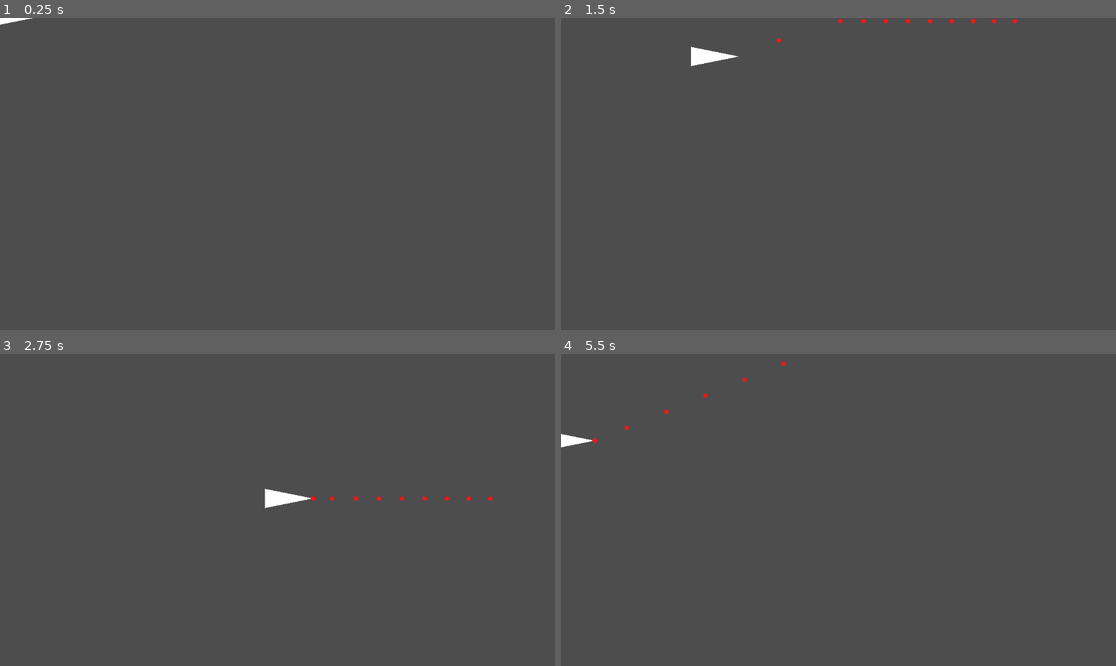
Above: before the commit, frames 1-4 (two rows, left to right).
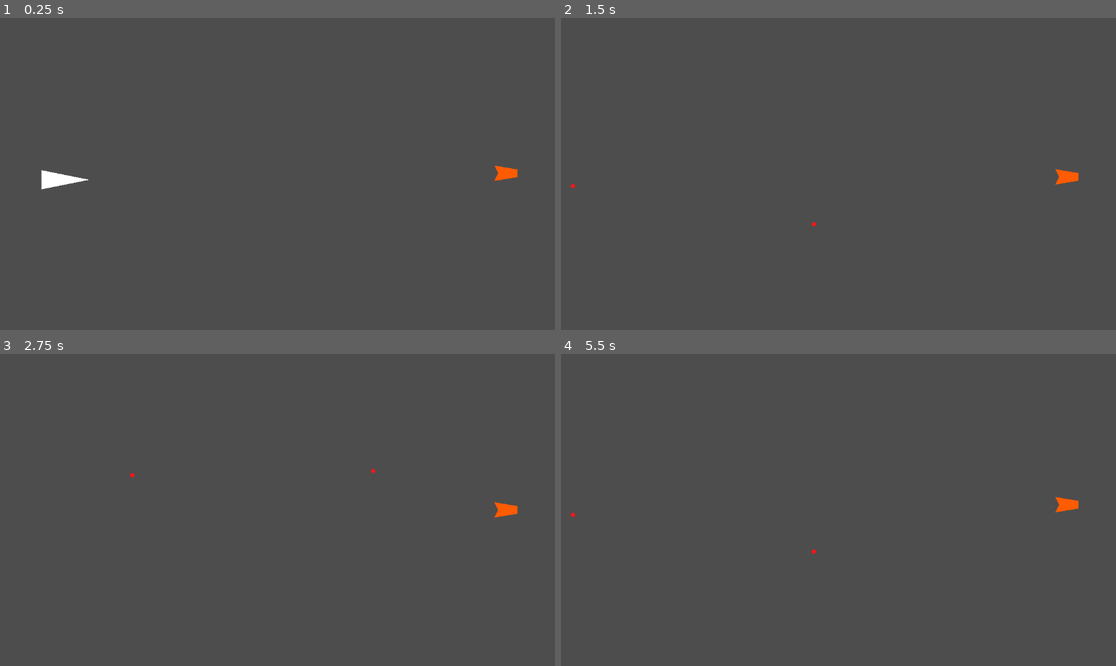
Above: after the commit, the same moments.

Repository: ratsinyourwalls/videoludiko
Game: Godot game, scene res://main.tscn
The game is run twice, just before and just after one commit, with the same random seed, the same clock (stepped at 60 frames per second) and the same inputs. Before the commit the project starts from res://player.tscn.
Inputs:
- Up to frame 1 (0.25 s): no input
- Up to frame 2 (1.5 s): tap Enter at 0.5 s; hold D (RIGHT) 0.53-1.28 s; hold Space (FIRE) 0.53-1.28 s; hold S (DOWN) from 1.28 s (still down); tap Space (FIRE) at 1.35 s
- Up to frame 3 (2.75 s): release S (DOWN) at 2.03 s; hold D (RIGHT) from 2.03 s (still down); hold Space (FIRE) from 2.03 s (still down)
- Up to frame 4 (5.5 s): release D (RIGHT) at 2.78 s; release Space (FIRE) at 2.78 s; hold W (UP) 2.78-3.53 s; tap Space (FIRE) at 2.85, 4.35 s; hold Space (FIRE) 3.53-4.28 s; hold A (LEFT) 3.53-5.03 s; hold S (DOWN) from 5.03 s (still down); hold Space (FIRE) from 5.03 s (still down)

The runs differ from the first frame. In frame 1, 0.5% of the frame differs, in the area x 0-94%, y 0-56%; in frame 2, 0.5%, in the area x 1-94%, y 0-67%; in frame 3, 0.5%; in frame 4, 0.4%.

Commit message:
Added simple enemy

Diff:
--- a/bullet.gd
+++ b/bullet.gd
@@ -1,14 +1,21 @@
-extends RigidBody2D
+extends Area2D
 
 
+
+var start_time
+var start_pos
+var speed = 0
+var wobble = 1
 # Called when the node enters the scene tree for the first time.
 func _ready() -> void:
-	pass # Replace with function body.
+	start_pos = position
+	start_time = Time.get_ticks_msec()
 
 
 # Called every frame. 'delta' is the elapsed time since the previous frame.
-func _process(_delta: float) -> void:
-	pass
+func _process(delta: float) -> void:
+	position.y = start_pos.y + sin((position.x-start_pos.x)/100.0)*50.0 * wobble
+	position.x += delta * speed
 
 
 func _on_visible_on_screen_notifier_2d_screen_exited() -> void:
--- a/bullet.tscn
+++ b/bullet.tscn
@@ -5,14 +5,10 @@
 [sub_resource type="CircleShape2D" id="CircleShape2D_dh1th"]
 radius = 24.0
 
-[node name="Bullet" type="RigidBody2D"]
-collision_mask = 2
-gravity_scale = 0.0
+[node name="Bullet" type="Area2D"]
+collision_layer = 2
+collision_mask = 0
 script = ExtResource("1_rq4xy")
-
-[node name="CollisionShape2D" type="CollisionShape2D" parent="."]
-scale = Vector2(0.2, 0.2)
-shape = SubResource("CircleShape2D_dh1th")
 
 [node name="Polygon2D" type="Polygon2D" parent="."]
 scale = Vector2(0.2, 0.2)
@@ -20,6 +16,11 @@
 polygon = PackedVector2Array(-24, 0, -16, -16, 0, -24, 16, -16, 24, 0, 16, 16, 0, 24, -16, 16)
 
 [node name="VisibleOnScreenNotifier2D" type="VisibleOnScreenNotifier2D" parent="."]
-position = Vector2(0, -2.38419e-07)
+position = Vector2(0, -40)
+rect = Rect2(-10, -10, 20, 100)
+
+[node name="CollisionShape2D" type="CollisionShape2D" parent="."]
+scale = Vector2(0.2, 0.2)
+shape = SubResource("CircleShape2D_dh1th")
 
 [connection signal="screen_exited" from="VisibleOnScreenNotifier2D" to="." method="_on_visible_on_screen_notifier_2d_screen_exited"]
--- /dev/null
+++ b/enemy.gd
@@ -0,0 +1,31 @@
+extends Area2D
+
+
+# Called when the node enters the scene tree for the first time.
+var start_time
+var center
+@export var bullet: PackedScene
+
+func _ready() -> void:
+	start_time = Time.get_ticks_msec()
+	center = position.y
+	pass # Replace with function body.
+
+
+# Called every frame. 'delta' is the elapsed time since the previous frame.
+func _process(_delta: float) -> void:
+	var elapsed_time = Time.get_ticks_msec() - start_time
+	position.y = center + sin(elapsed_time/1000.0)*10.0
+
+
+func _on_area_entered(_area: Area2D) -> void:
+	queue_free()
+
+
+func _on_shoot_timer_timeout() -> void:
+	var bull = bullet.instantiate()
+	bull.position = position
+	bull.position.x -= 50
+	bull.speed = -1000.0
+	bull.wobble = 2.0
+	$Node.add_child(bull)
--- /dev/null
+++ b/enemy.tscn
@@ -0,0 +1,32 @@
+[gd_scene load_steps=4 format=3 uid="uid://dlgky52uo0bxx"]
+
+[ext_resource type="Script" path="res://enemy.gd" id="1_oyju7"]
+[ext_resource type="PackedScene" uid="uid://cdwc3s47ov75c" path="res://bullet.tscn" id="2_egswu"]
+
+[sub_resource type="RectangleShape2D" id="RectangleShape2D_boddm"]
+size = Vector2(48, 32)
+
+[node name="Enemy" type="Area2D"]
+collision_layer = 4
+collision_mask = 2
+script = ExtResource("1_oyju7")
+bullet = ExtResource("2_egswu")
+metadata/_edit_group_ = true
+
+[node name="Polygon2D" type="Polygon2D" parent="."]
+color = Color(1, 0.356863, 0, 1)
+polygon = PackedVector2Array(-32, -16, 16, -8, 16, 8, -32, 16, -24, 0)
+
+[node name="CollisionShape2D" type="CollisionShape2D" parent="."]
+position = Vector2(-8, 0)
+shape = SubResource("RectangleShape2D_boddm")
+debug_color = Color(0.576471, 0.505882, 0.607843, 0.733333)
+
+[node name="ShootTimer" type="Timer" parent="."]
+wait_time = 0.5
+autostart = true
+
+[node name="Node" type="Node" parent="."]
+
+[connection signal="area_entered" from="." to="." method="_on_area_entered"]
+[connection signal="timeout" from="ShootTimer" to="." method="_on_shoot_timer_timeout"]
--- /dev/null
+++ b/main.tscn
@@ -0,0 +1,12 @@
+[gd_scene load_steps=3 format=3 uid="uid://csy5fe1f3g6nu"]
+
+[ext_resource type="PackedScene" uid="uid://dlgky52uo0bxx" path="res://enemy.tscn" id="1_6fsoh"]
+[ext_resource type="PackedScene" uid="uid://bemrwhbs21f51" path="res://player.tscn" id="2_gwwxe"]
+
+[node name="Main" type="Node2D"]
+
+[node name="Enemy" parent="." instance=ExtResource("1_6fsoh")]
+position = Vector2(1058, 320)
+
+[node name="Player" parent="." instance=ExtResource("2_gwwxe")]
+position = Vector2(116, 336)
--- a/player.gd
+++ b/player.gd
@@ -23,11 +23,16 @@
 		if $ShootTimer.is_stopped():
 			$ShootTimer.start(0.05)
 			var bull = bullet.instantiate()
-			bull.position.x += 70
-			bull.linear_velocity.x = 1000
-			add_child(bull)
+			bull.position = position
+			bull.position.x += 70.0
+			bull.speed = 1000.0
+			$Node.add_child(bull)
 
 	position += dir.normalized()*delta*speed
 	var windowSize = DisplayServer.window_get_size()
 	position.x = clamp(position.x, 0, windowSize.x)
 	position.y = clamp(position.y, 0, windowSize.y)
+
+
+func _on_area_entered(_area:Area2D) -> void:
+	queue_free()
--- a/player.tscn
+++ b/player.tscn
@@ -7,6 +7,7 @@
 size = Vector2(3, 2)
 
 [node name="Player" type="Area2D"]
+collision_mask = 2
 script = ExtResource("1_pxe27")
 speed = 400
 bullet = ExtResource("2_m726r")
@@ -24,3 +25,7 @@
 [node name="ShootTimer" type="Timer" parent="."]
 wait_time = 0.1
 one_shot = true
+
+[node name="Node" type="Node" parent="."]
+
+[connection signal="area_entered" from="." to="." method="_on_area_entered"]
--- a/project.godot
+++ b/project.godot
@@ -11,7 +11,7 @@
 [application]
 
 config/name="videoludiko"
-run/main_scene="res://player.tscn"
+run/main_scene="res://main.tscn"
 config/features=PackedStringArray("4.3", "Forward Plus")
 config/icon="res://icon.svg"
 
Not shown, added: pew.mp3.import
Not shown, added: pew.mp3
